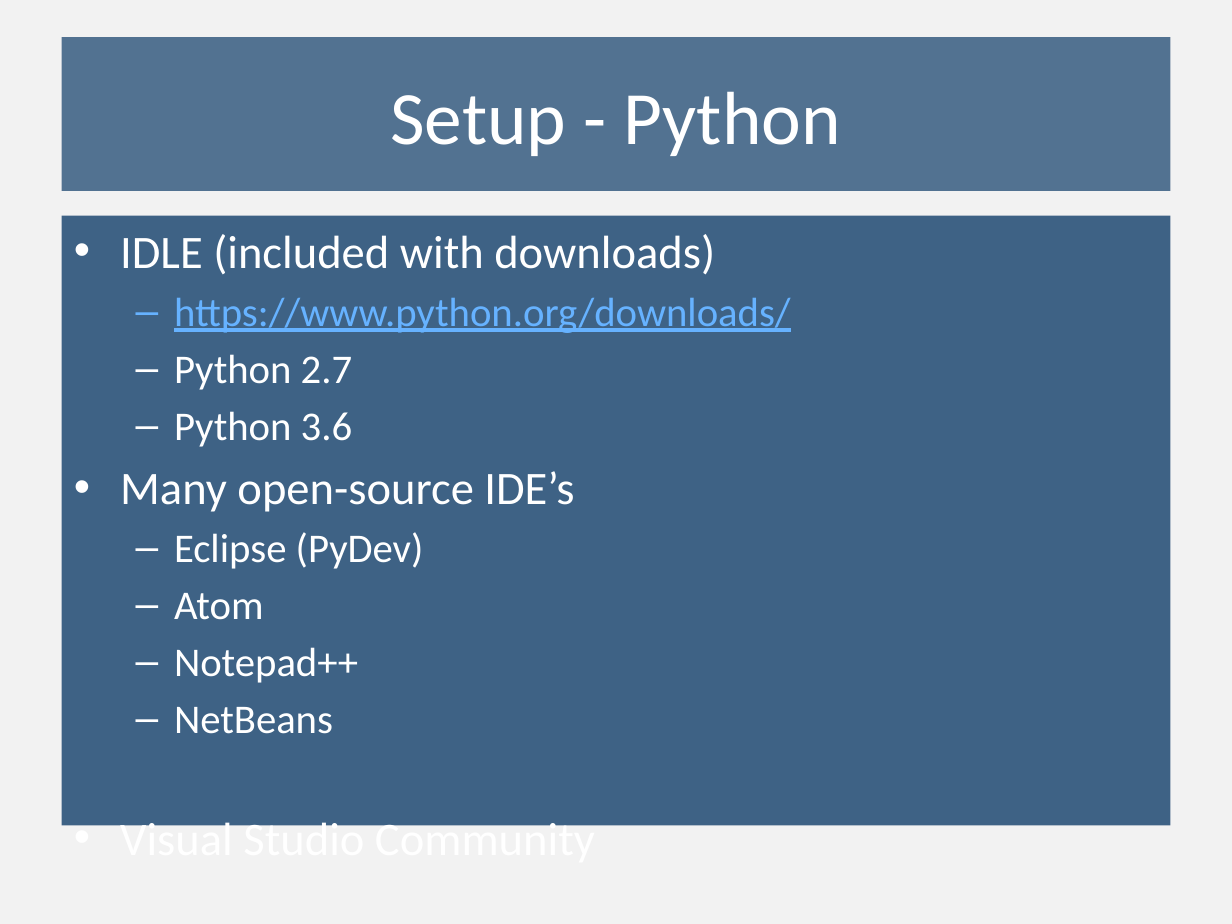
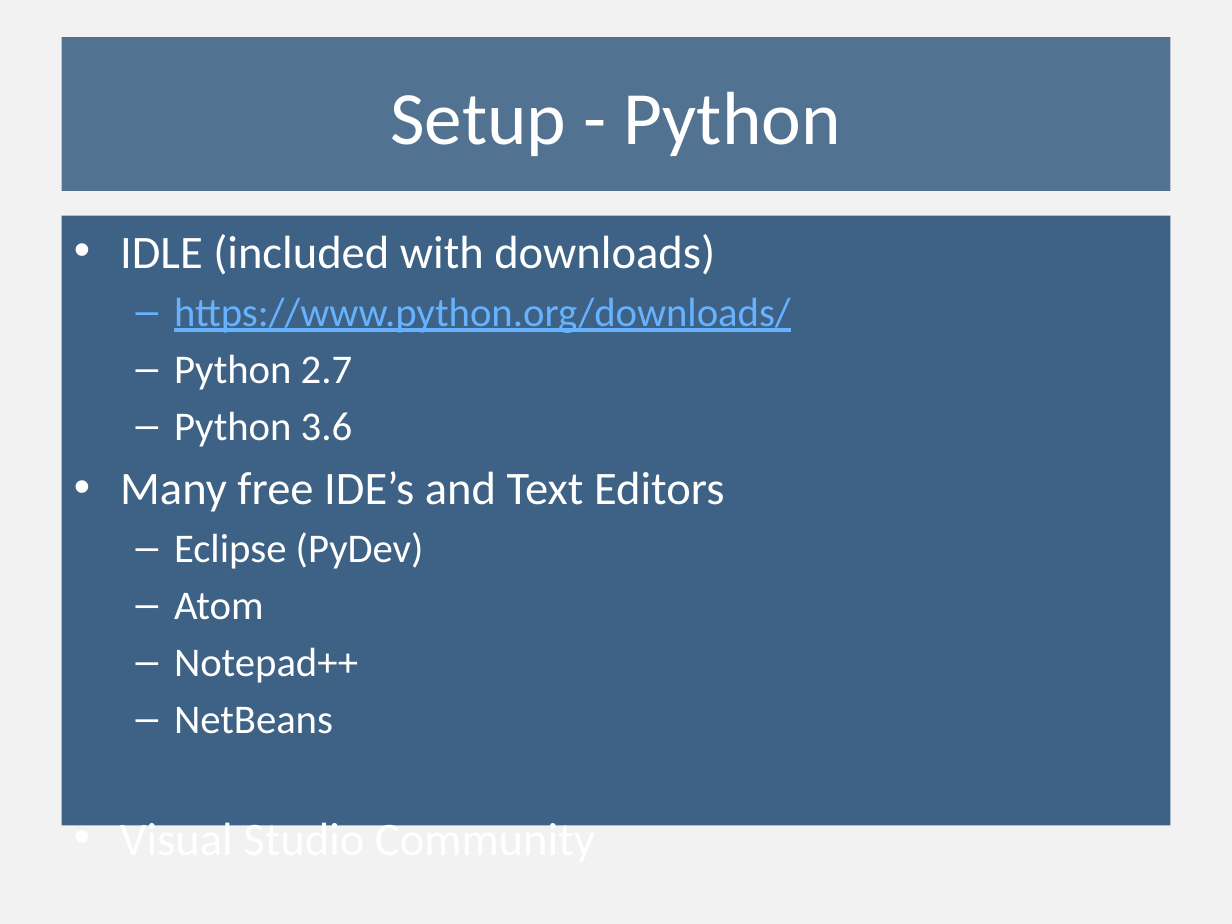
Before and after one commit to dbowmans46/PracticalProgramming, a slide deck: slide 6 of Session 1 - Setting Up/Session 1 – Hooking Up.pptx. Drawn at 1232x924 pixels with LibreOffice and Linux fonts; fonts in the diff are those of the drawing; background and template pictures are left out. Boxes give left, top, right and bottom in pixels: in the first picture for what was removed or moved away, otherwise in the second. Text is boxed around its words. In the diff, an @@ line names an element or a change of style, - is before the commit and + after.

Commit message:
Add files via upload
Fixed error in IDE's slide--added "text editors" since some of the list items were not true IDE's

```diff
--- a/Session 1 - Setting Up/Session 1 – Hooking Up.pptx
+++ b/Session 1 - Setting Up/Session 1 – Hooking Up.pptx
@@ text at box(120, 471, 725, 512): text changed @@
-• Many open-source IDE’s
+• Many free IDE’s and Text Editors
```
